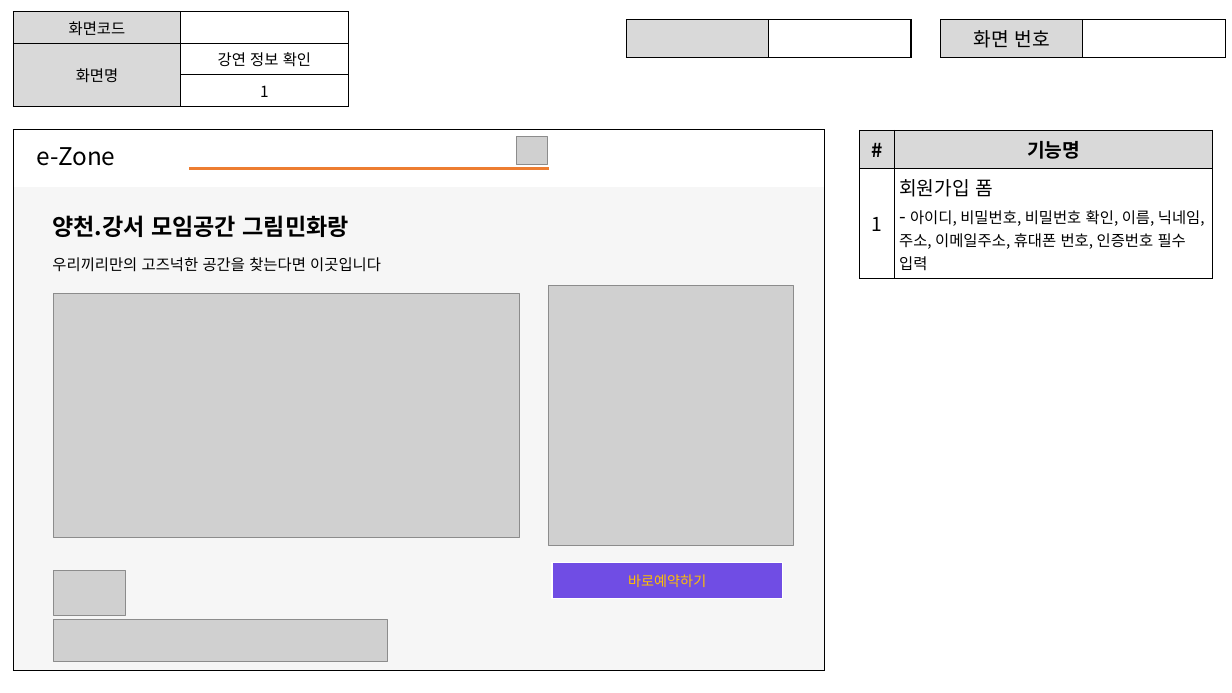
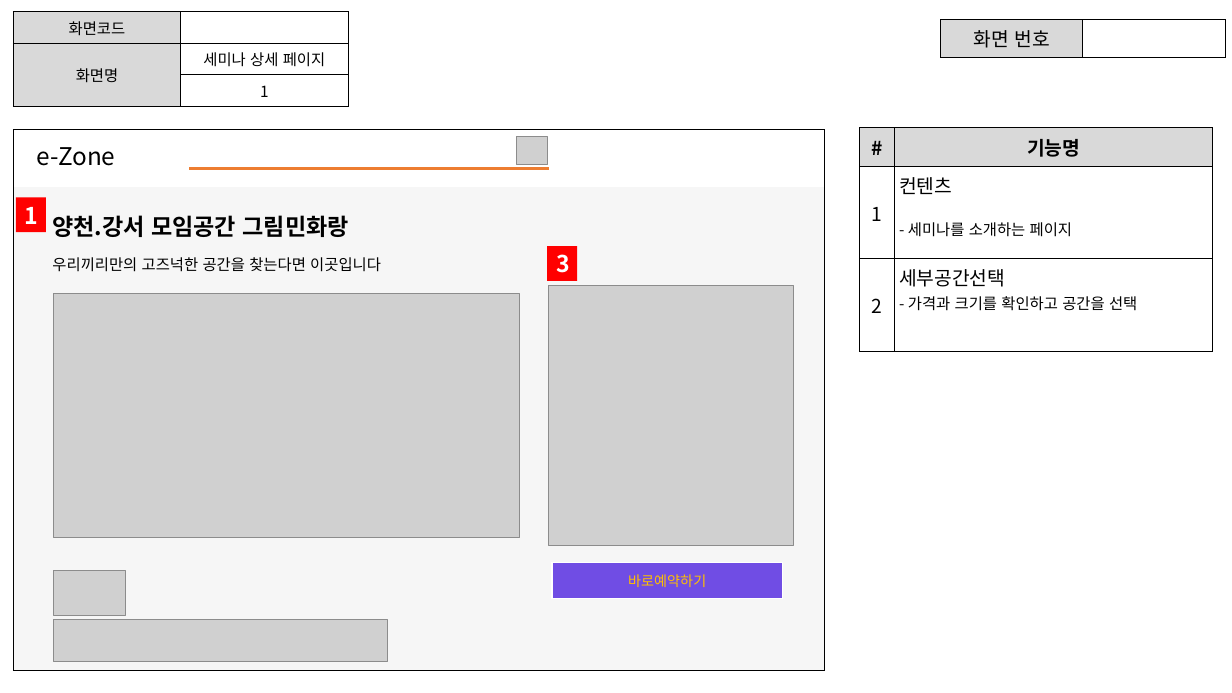
Before and after one commit to ezenteam2/e-Zone, a slide deck: slide 2 of 0 발표용 파워포인트/project05 - 파워포인트 종합 - 서희.pptx. Drawn at 1232x693 pixels with LibreOffice and Linux fonts; fonts in the diff are those of the drawing; grey boxes stand for pictures. Boxes give left, top, right and bottom in pixels: in the first picture for what was removed or moved away, otherwise in the second. Text is boxed around its words. In the diff, an @@ line names an element or a change of style, - is before the commit and + after.

```diff
--- a/0 발표용 파워포인트/project05 - 파워포인트 종합 - 서희.pptx
+++ b/0 발표용 파워포인트/project05 - 파워포인트 종합 - 서희.pptx
@@ table at <box>13,12,348,101</box> @@
-row 2, column 2: 강연 정보 확인
+row 2, column 2: 세미나 상세 페이지
@@ table removed at <box>627,20,911,53</box>, 1 rows, 2 columns @@
- | 
@@ table removed at <box>860,130,1213,275</box>, 2 rows, 2 columns @@
-# | 기능명
-1 | 회원가입 폼 / - 아이디, 비밀번호, 비밀번호 확인, 이름, 닉네임, 주소, 이메일주소, 휴대폰 번호, 인증번호 필수 입력
@@ table added at <box>860,128,1213,351</box>, 3 rows, 2 columns @@
+# | 기능명
+1 | 컨텐츠 / - 세미나를 소개하는 페이지
+2 | 세부공간선택 / - 가격과 크기를 확인하고 공간을 선택
@@ rectangle added at <box>16,198,45,233</box>, fill #FF0000, 18 pt, text #FFFFFF, bold @@
+1
@@ rectangle added at <box>547,246,577,281</box>, fill #FF0000, 18 pt, text #FFFFFF, bold @@
+3
```
Also in this commit, not shown: 11 other slides changed, 6 slides added, 2 other files.
